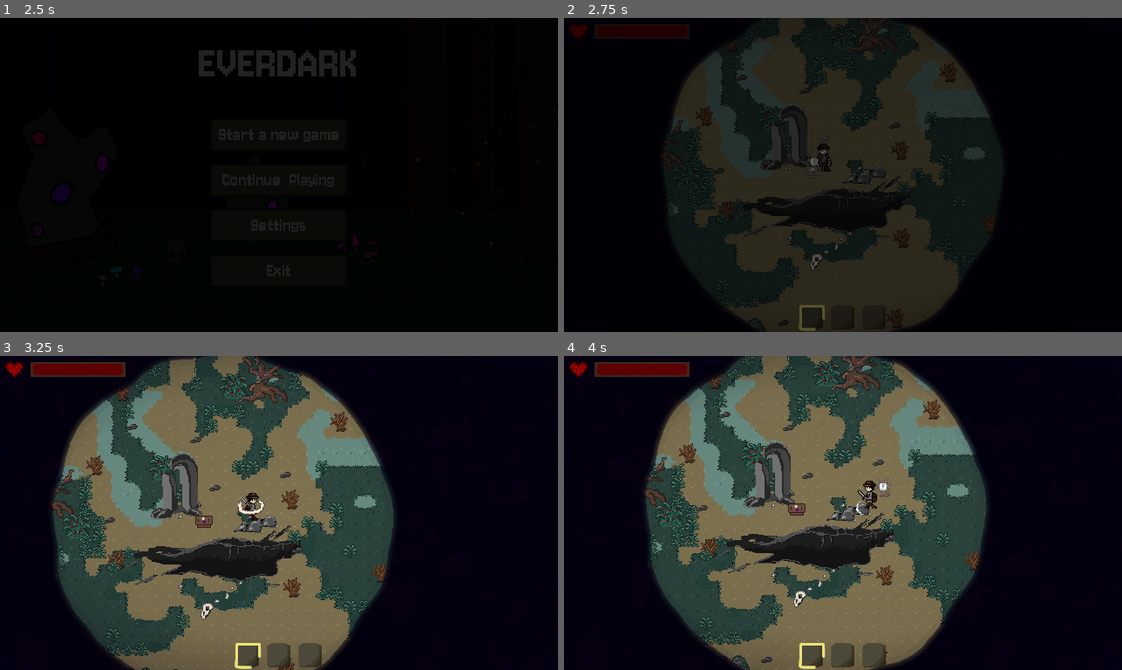
Above: before the commit, frames 1-4 (two rows, left to right).
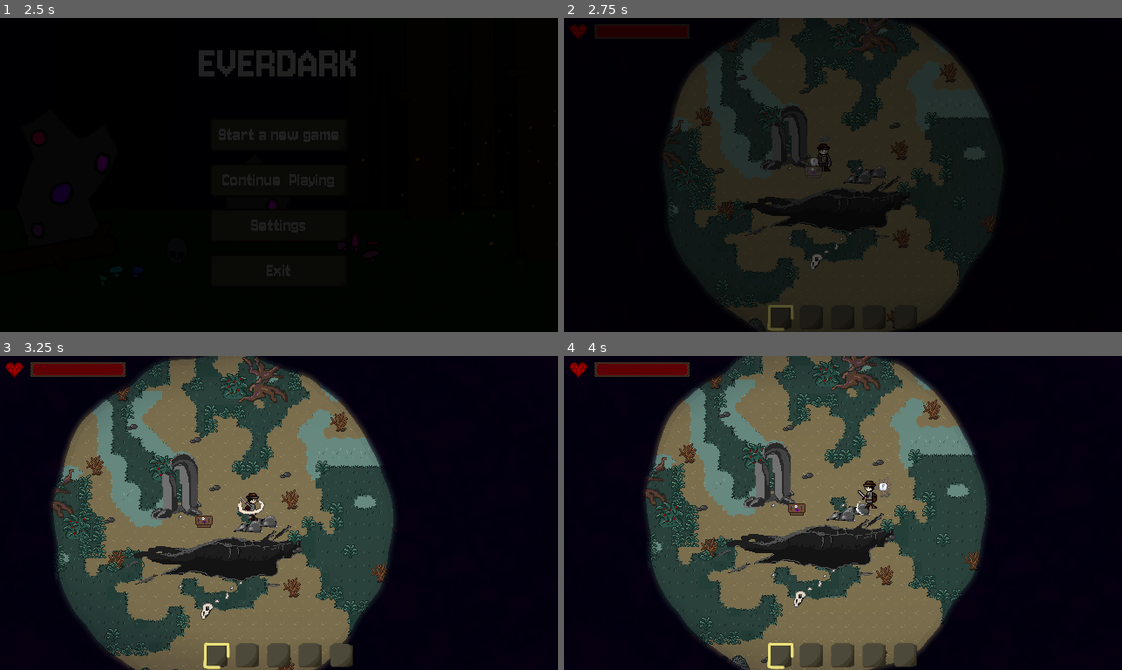
Above: after the commit, the same moments.

Repository: TimoRoggel/EverDark
Game: Godot game, scene res://UI/Main menu/main_menu.tscn
Same seed, same stepped clock (60 frames per second), same inputs: the game is played once before the commit and once after it. The engine's default icon, where the game draws it, is replaced by a stand-in: a white triangle on a blue panel in a dark square. Sound files missing from this copy of the repository are replaced by a short silence.
Inputs (mouse positions are in pixels of both pictures, inside the frame that each line leads up to):
- Up to frame 1 (2.5 s): click "Start a new game" at 0.5 s; click "Start a new game" at 1.25 s; click "OK" at 2 s
- Up to frame 2 (2.75 s): no input
- Up to frame 3 (3.25 s): tap Enter at 2.75 s; move the mouse to (401, 497) at 2.77 s; press the mouse at (401, 497) at 2.78 s; hold D (right) from 2.78 s (still down)
- Up to frame 4 (4 s): release D (right) at 3.5 s; release the mouse at (965, 497) at 3.5 s; drag from (731, 528) to (658, 569) at 3.52 s

Frame 1 is identical in both runs. In frame 2, 0.2% of the frame differs, in the area x 36-47%, y 91-100%; in frame 3, 0.8%, in the area x 36-64%, y 91-100%; in frame 4, 0.8%.

Commit message:
Edit hotbar to 5 slots

Diff:
--- a/scenes/characters/hotbar_container.gd
+++ b/scenes/characters/hotbar_container.gd
@@ -3,7 +3,7 @@
 @export var inventory: InventoryContainer
 @export var inventory_component: InventoryComponent
 
-var hotbar_slots: int = 3
+var hotbar_slots: int = 5
 var currently_selected_slot: int = 0
 var is_active: bool = true
 var hotbar_just_emptied: bool = false
